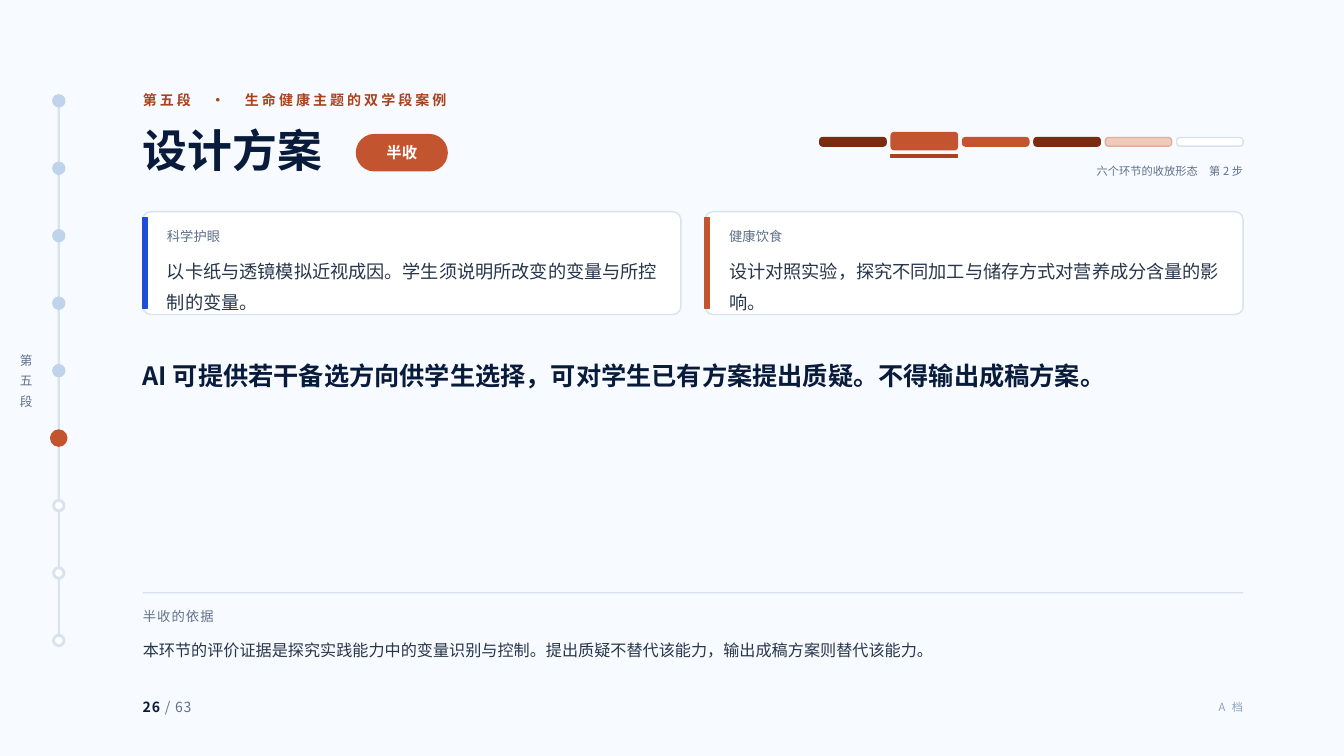
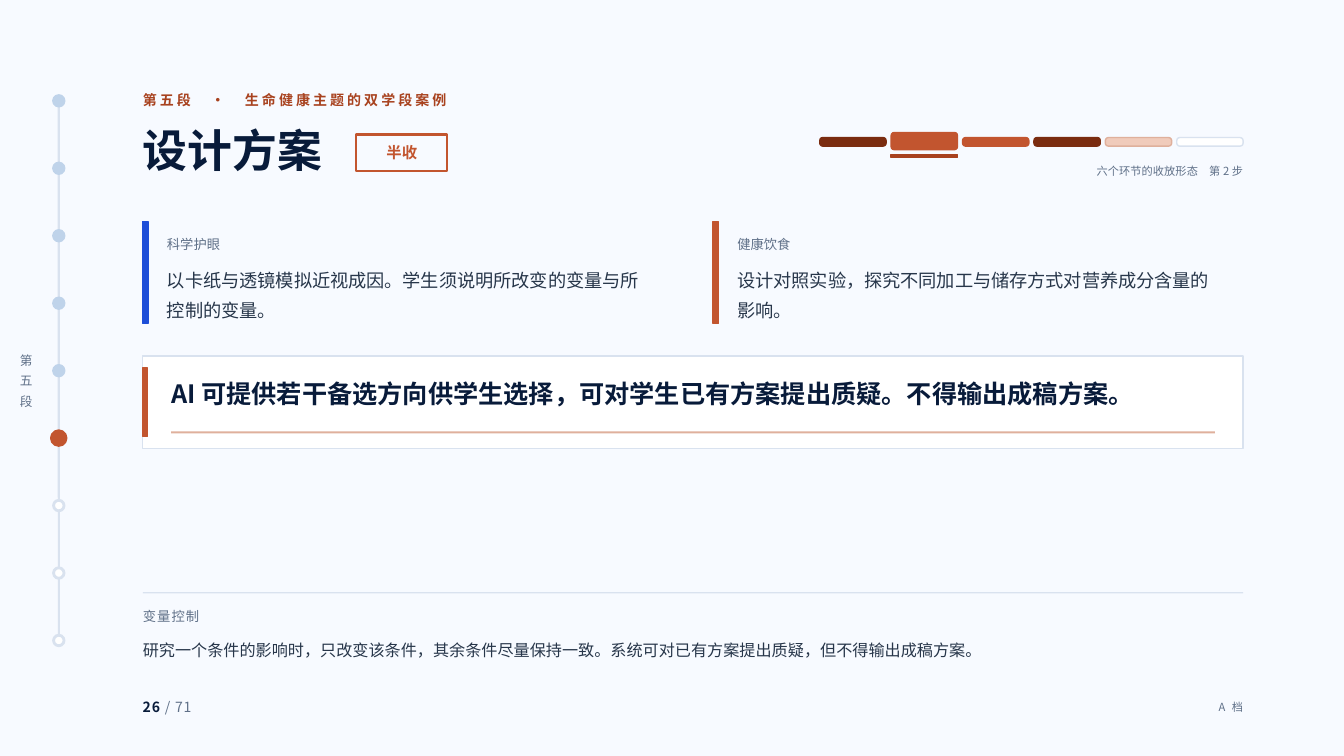
Before and after one commit to tonyxinvip/slides, a slide deck: slide 26 of comprehensive-practice-ai/做中学与综合实践活动.pptx. Drawn at 1344x756 pixels with LibreOffice and Linux fonts; fonts in the diff are those of the drawing. Boxes give left, top, right and bottom in pixels: in the first picture for what was removed or moved away, otherwise in the second. Text is boxed around its words. In the diff, an @@ line names an element or a change of style, - is before the commit and + after.

Commit message:
完善综合实践讲座并加入讲义下载

```diff
--- a/comprehensive-practice-ai/做中学与综合实践活动.pptx
+++ b/comprehensive-practice-ai/做中学与综合实践活动.pptx
@@ text "半收" at bbox=[386, 145, 417, 160]: text colour #FFFFFF to #C2552F @@
@@ rectangle at bbox=[357, 134, 448, 170]: rounded rectangle to rectangle; fill #C2552F to none; outline #C2552F 1 pt to #C2552F 1.5 pt @@
@@ rectangle: place and size @@
-rectangle at bbox=[143, 218, 147, 309]
+rectangle at bbox=[143, 222, 148, 324]
@@ rounded rectangle removed at bbox=[143, 212, 682, 315] @@
@@ text "科学护眼": place and size @@
-text "科学护眼" at bbox=[167, 230, 220, 242]
+text "科学护眼" at bbox=[167, 238, 220, 250]
@@ rounded rectangle removed at bbox=[705, 212, 1243, 315] @@
@@ rectangle: place and size @@
-rectangle at bbox=[705, 218, 709, 309]
+rectangle at bbox=[713, 222, 718, 324]
@@ text "健康饮食": place and size @@
-text "健康饮食" at bbox=[729, 230, 782, 242]
+text "健康饮食" at bbox=[737, 238, 790, 250]
@@ text "以卡纸与透镜模拟近视成因。学生须说明所改变的变量与所控制的变量。" rewrapped from bbox=[167, 262, 657, 311] to bbox=[167, 271, 639, 319] @@
@@ text "设计对照实验，探究不同加工与储存方式对营养成分含量的影响。" rewrapped from bbox=[729, 262, 1219, 311] to bbox=[737, 271, 1209, 319] @@
@@ rectangle added at bbox=[143, 356, 1244, 449], fill #FFFFFF, outline #D9E2EF 1 pt @@
@@ rectangle added at bbox=[143, 368, 148, 437], fill #C2552F, outline #C2552F 1 pt @@
@@ text "AI 可提供若干备选方向供学生选择，可对学生已有方案提出质疑。不得输出成稿方案。": place and size @@
-text "AI 可提供若干备选方向供学生选择，可对学生已有方案提出质疑。不得输出成稿方案。" at bbox=[143, 363, 1105, 389]
+text "AI 可提供若干备选方向供学生选择，可对学生已有方案提出质疑。不得输出成稿方案。" at bbox=[171, 381, 1133, 407]
@@ text "AI 可提供若干备选方向供学生选择，可对学生已有方案提出质疑。不得输出成稿方案。" at bbox=[171, 381, 1133, 407]: line spacing 1.4 to 1.35 @@
@@ line added from (171, 433) to (1215, 433), #DFB09C 1.5 pt @@
@@ text at bbox=[143, 610, 199, 622]: text changed; size 11.5 to 9.5 pt; text colour #27364A to #5F7088 @@
-本环节的评价证据是探究实践能力中的变量识别与控制。提出质疑不替代该能力，输出成稿方案则替代该能力。
+变量控制
@@ text "变量控制" at bbox=[143, 610, 199, 622]: vertical alignment top to middle @@
@@ text removed at bbox=[143, 610, 214, 622] @@
-半收的依据
@@ text added at bbox=[143, 642, 982, 658], 11.5 pt, text #27364A @@
+研究一个条件的影响时，只改变该条件，其余条件尽量保持一致。系统可对已有方案提出质疑，但不得输出成稿方案。
@@ text at bbox=[143, 701, 191, 712]: text changed @@
-26 / 63
+26 / 71
@@ text "A 档" at bbox=[1219, 702, 1243, 712]: text colour #8FA3BE to #5F7088 @@
```
Also in this commit, not shown: 62 other slides changed, 8 slides added, 20 other files.
